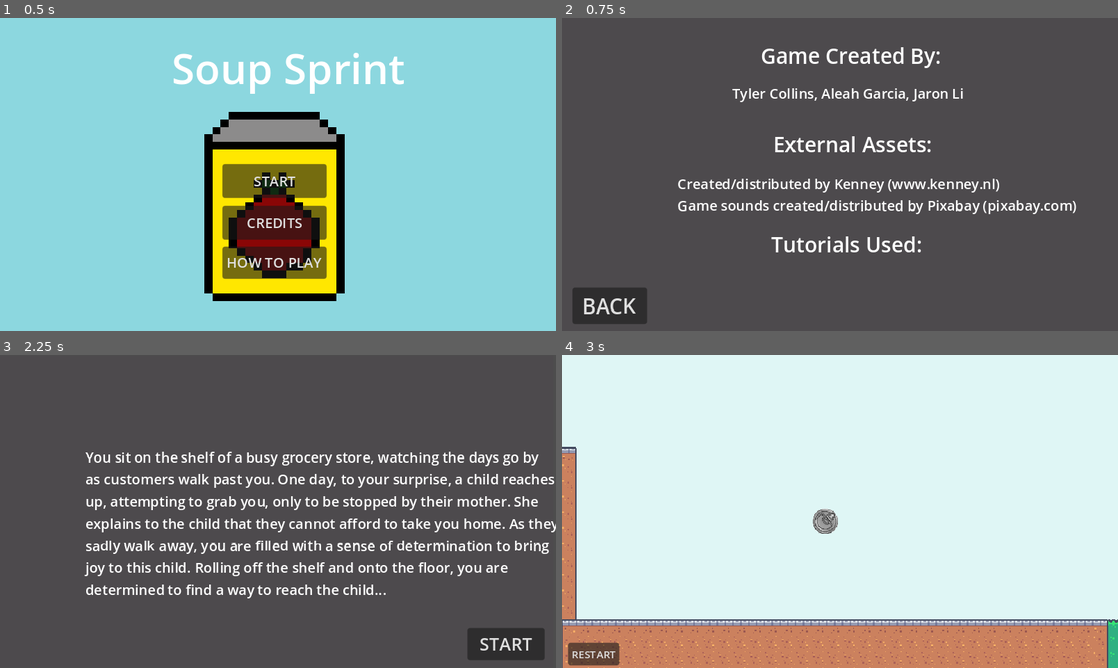
Above: before the commit, frames 1-4 (two rows, left to right).
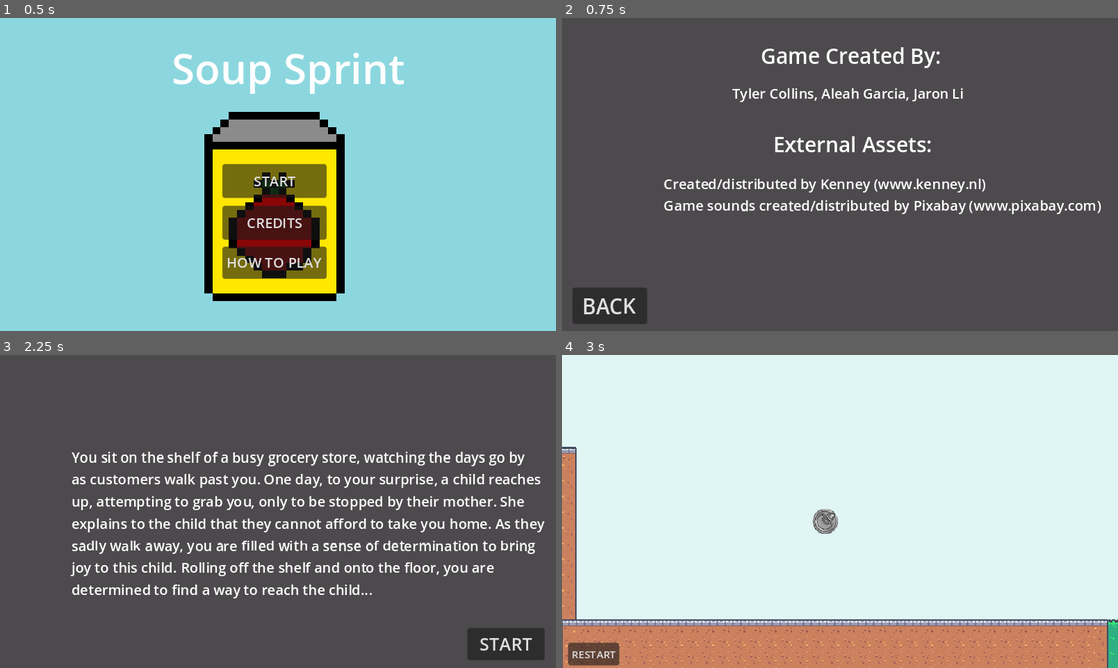
Above: after the commit, the same moments.

Repository: aleahgarcia/CSC378_Lab4
Game: Godot game, scene res://scenes/titlescreen.tscn
Same seed, same stepped clock (60 frames per second), same inputs: the game is played once before the commit and once after it.
Inputs:
- Up to frame 1 (0.5 s): no input
- Up to frame 2 (0.75 s): click "CREDITS" at 0.5 s
- Up to frame 3 (2.25 s): click "BACK" at 1.25 s; click "START" at 2 s
- Up to frame 4 (3 s): click "START" at 2.75 s

Frame 1 is identical in both runs. In frame 2, 3.0% of the frame differs, in the area x 18-97%, y 51-75%; in frame 3, 10%, in the area x 12-100%, y 30-78%; in frame 4, nothing differs.

Commit message:
changes to credits

Diff:
--- a/scenes/credits.tscn
+++ b/scenes/credits.tscn
@@ -62,14 +62,14 @@
 
 [node name="Label" type="Label" parent="ColorRect/assets"]
 layout_mode = 0
-offset_left = -110.0
+offset_left = -126.0
 offset_top = 51.0
-offset_right = 329.0
+offset_right = 313.0
 offset_bottom = 100.0
 theme_override_fonts/font = SubResource("SystemFont_5biyx")
 theme_override_font_sizes/font_size = 16
 text = "Created/distributed by Kenney (www.kenney.nl)
-Game sounds created/distributed by Pixabay (pixabay.com)"
+Game sounds created/distributed by Pixabay (www.pixabay.com)"
 
 [node name="tutorials" type="Label" parent="ColorRect"]
 layout_mode = 0
@@ -79,7 +79,6 @@
 offset_bottom = 274.0
 theme_override_fonts/font = SubResource("SystemFont_20xbb")
 theme_override_font_sizes/font_size = 24
-text = "Tutorials Used: "
 
 [node name="Label" type="Label" parent="ColorRect/tutorials"]
 layout_mode = 0
--- a/scenes/story.tscn
+++ b/scenes/story.tscn
@@ -36,9 +36,9 @@
 
 [node name="Label" type="Label" parent="Control"]
 layout_mode = 0
-offset_left = 98.0
+offset_left = 82.0
 offset_top = 105.0
-offset_right = 564.0
+offset_right = 548.0
 offset_bottom = 283.0
 theme_override_fonts/font = SubResource("SystemFont_w5nid")
 theme_override_font_sizes/font_size = 16
